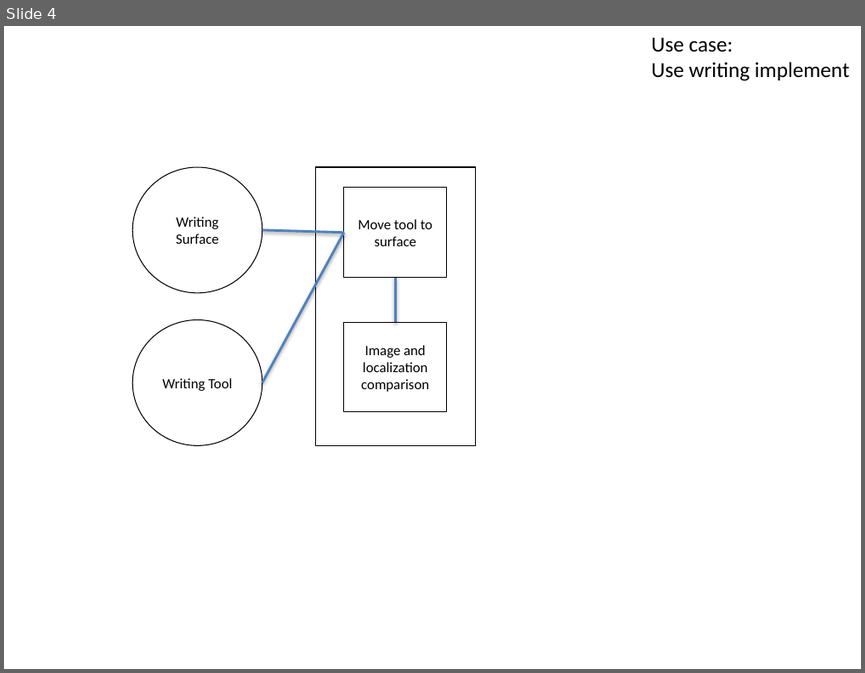
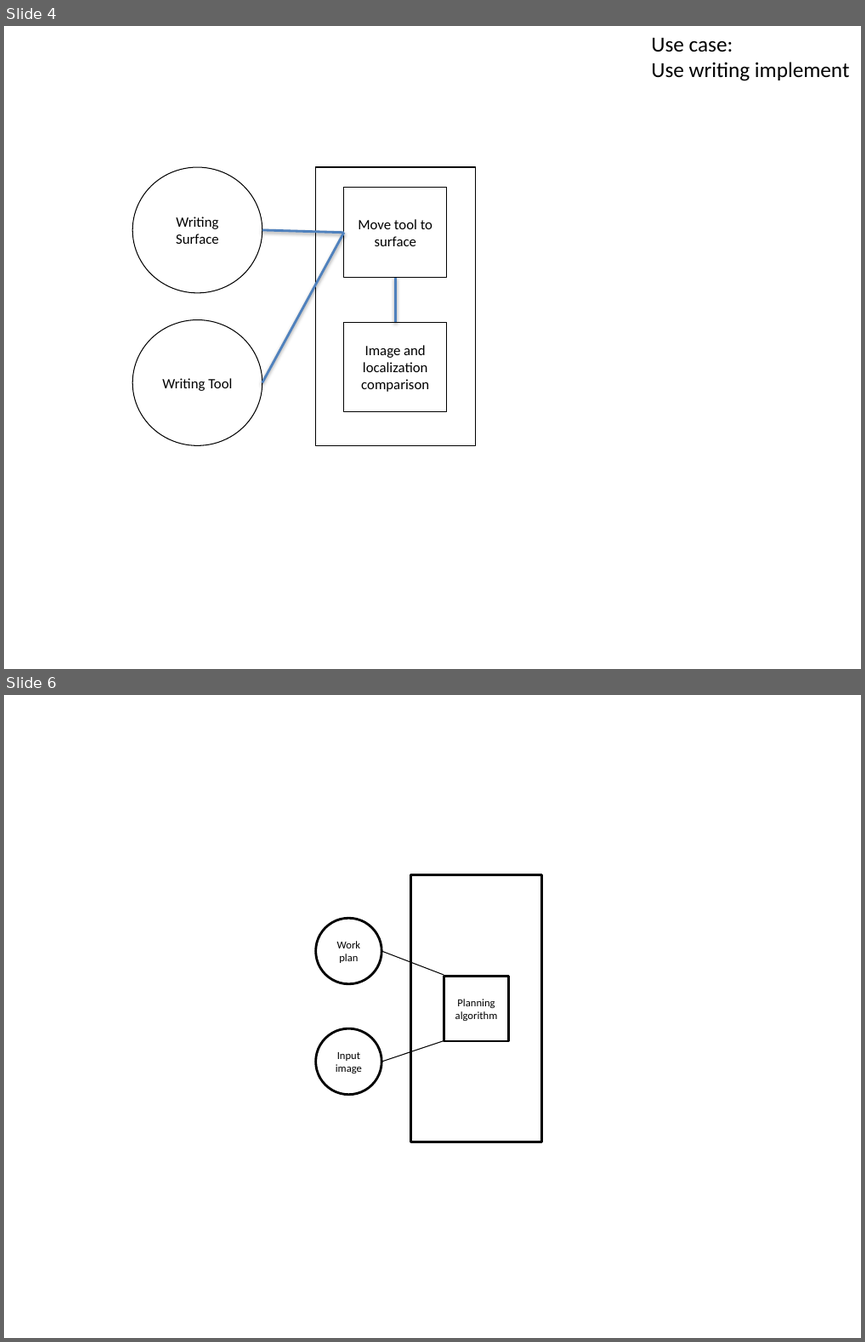
Before and after one commit to rachelholladay/robotics_capstone, a slide deck: requirements/examples/model_template.pptx. Shown one above the other, each under a label of ours: slide 4 before the commit, slides 4 and 6 after it; the slides between them are not shown. The pictures are 865x673 and 865x1342 pixels, drawn with LibreOffice and Linux fonts; fonts in the diff are those of the drawing. Boxes give left, top, right and bottom in pixels: in the first picture for what was removed or moved away, otherwise in the second. Text is boxed around its words. In the diff, an @@ line names an element or a change of style, - is before the commit and + after.

Commit message:
made images more consistent

```diff
--- a/requirements/examples/model_template.pptx
+++ b/requirements/examples/model_template.pptx
@@ slide 6 added at <box>4,695,861,1338</box>, background #FFFFFF @@
@@ rectangle added at <box>411,875,541,1142</box>, outline #000000 2 pt @@
@@ ellipse added at <box>316,918,382,984</box>, fill #FFFFFF, outline #000000 2 pt, 9 pt, text #000000 @@
+Work plan
@@ line added from (443, 975) to (382, 951), #000000 0.75 pt @@
@@ rectangle added at <box>443,976,509,1041</box>, fill #FFFFFF, outline #000000 2 pt, 9 pt, text #000000 @@
+Planning algorithm
@@ ellipse added at <box>316,1028,382,1095</box>, fill #FFFFFF, outline #000000 2 pt, 9 pt, text #000000 @@
+Input image
@@ line added from (382, 1061) to (443, 1040), #000000 0.75 pt @@
```
Also in this commit, not shown: 2 other slides added, 1 other file.
